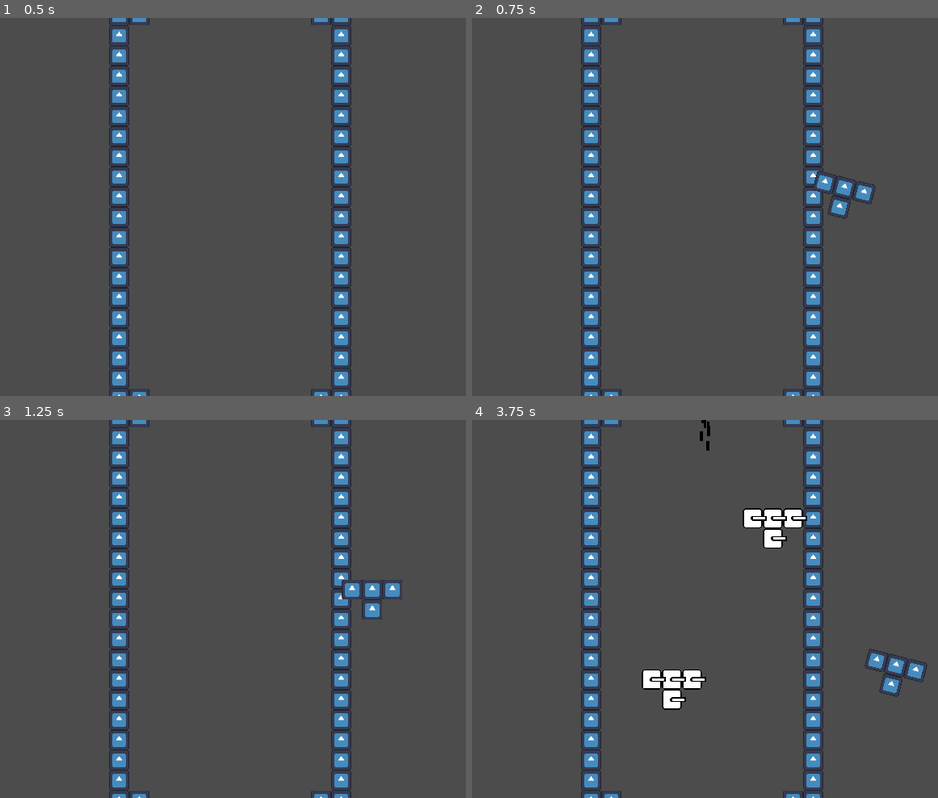
Above: before the commit, frames 1-4 (two rows, left to right).
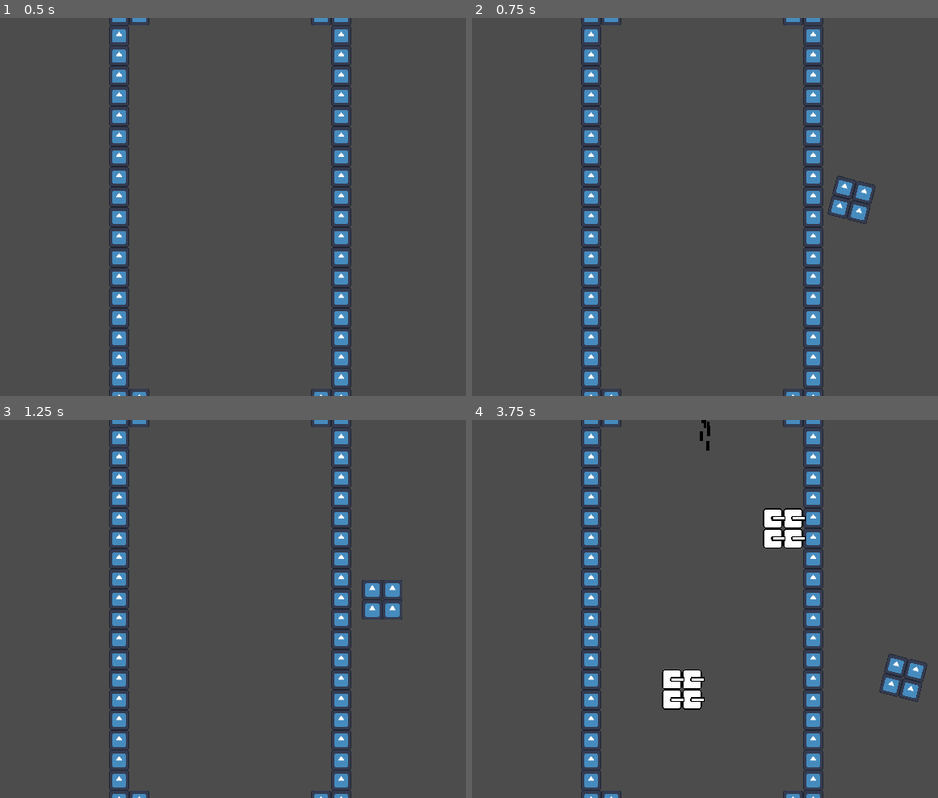
Above: after the commit, the same moments.

Repository: kennethbchen/Polyomino-Tower-Defense
Game: Godot game, scene res://Game.tscn
The game is run twice, just before and just after one commit, with the same random seed, the same clock (stepped at 60 frames per second) and the same inputs. The engine's default icon, where the game draws it, is replaced by a stand-in: a white triangle on a blue panel in a dark square.
Inputs (mouse positions are in pixels of both pictures, inside the frame that each line leads up to):
- Up to frame 1 (0.5 s): no input
- Up to frame 2 (0.75 s): tap Enter at 0.5 s; move the mouse to (844, 188) at 0.52 s; tap Space at 0.6 s; click (844, 188) at 0.67 s
- Up to frame 3 (1.25 s): tap Space at 0.77, 1.07 s
- Up to frame 4 (3.75 s): move the mouse to (574, 627) at 1.27 s; tap Space at 1.35, 1.52, 1.82, 2.1, 2.85, 3.02, 3.32, 3.6 s; click (574, 627) at 1.42 s; move the mouse to (765, 525) at 2.02 s; click (765, 525) at 2.17 s; move the mouse to (667, 684) at 2.77 s; click (667, 684) at 2.92 s; move the mouse to (896, 665) at 3.52 s; click (896, 665) at 3.67 s

Frame 1 is identical in both runs. In frame 2, 0.3% of the frame differs, in the area x 73-86%, y 40-55%; in frame 3, 0.3%; in frame 4, 1.2%, in the area x 36-97%, y 23-77%.

Commit message:
Started implementing block queue

Diff:
--- a/Blocks/T-Piece.tscn
+++ /dev/null
@@ -1,22 +0,0 @@
-[gd_scene load_steps=3 format=2]
-
-[ext_resource path="res://icon.svg" type="Texture" id=1]
-[ext_resource path="res://Scripts/Block.gd" type="Script" id=2]
-
-[node name="T-Piece" type="Node2D"]
-script = ExtResource( 2 )
-
-[node name="Sprite" type="Sprite" parent="."]
-texture = ExtResource( 1 )
-
-[node name="Sprite2" type="Sprite" parent="."]
-position = Vector2( -32, 0 )
-texture = ExtResource( 1 )
-
-[node name="Sprite3" type="Sprite" parent="."]
-position = Vector2( 32, 0 )
-texture = ExtResource( 1 )
-
-[node name="Sprite4" type="Sprite" parent="."]
-position = Vector2( 0, 32 )
-texture = ExtResource( 1 )
--- a/Game.tscn
+++ b/Game.tscn
@@ -1,12 +1,24 @@
-[gd_scene load_steps=5 format=2]
+[gd_scene load_steps=13 format=2]
 
 [ext_resource path="res://Tiles.tres" type="TileSet" id=1]
 [ext_resource path="res://Scripts/Game.gd" type="Script" id=2]
+[ext_resource path="res://Scripts/BlockQueueHandler.gd" type="Script" id=3]
 [ext_resource path="res://Scripts/Cursor.gd" type="Script" id=4]
 [ext_resource path="res://Scripts/Board.gd" type="Script" id=5]
+[ext_resource path="res://Scenes/Blocks/TPiece.tscn" type="PackedScene" id=6]
+[ext_resource path="res://Scenes/Blocks/IPiece.tscn" type="PackedScene" id=7]
+[ext_resource path="res://Scenes/Blocks/SPiece.tscn" type="PackedScene" id=8]
+[ext_resource path="res://Scenes/Blocks/OPiece.tscn" type="PackedScene" id=9]
+[ext_resource path="res://Scenes/Blocks/LPiece.tscn" type="PackedScene" id=10]
+[ext_resource path="res://Scenes/Blocks/ZPiece.tscn" type="PackedScene" id=11]
+[ext_resource path="res://Scenes/Blocks/JPiece.tscn" type="PackedScene" id=12]
 
 [node name="Root" type="Node2D"]
 script = ExtResource( 2 )
+
+[node name="BlockQueueHandler" type="Node" parent="."]
+script = ExtResource( 3 )
+blocks = [ ExtResource( 7 ), ExtResource( 12 ), ExtResource( 10 ), ExtResource( 9 ), ExtResource( 8 ), ExtResource( 6 ), ExtResource( 11 ) ]
 
 [node name="BoardCosmetic" type="TileMap" parent="."]
 position = Vector2( 864, -256 )
--- /dev/null
+++ b/Scenes/BlockBase.tscn
@@ -0,0 +1,6 @@
+[gd_scene load_steps=2 format=2]
+
+[ext_resource path="res://Scripts/Block.gd" type="Script" id=1]
+
+[node name="BlockBase" type="Node2D"]
+script = ExtResource( 1 )
--- /dev/null
+++ b/Scenes/Blocks/IPiece.tscn
@@ -0,0 +1,16 @@
+[gd_scene load_steps=2 format=2]
+
+[ext_resource path="res://Scenes/BlockBase.tscn" type="PackedScene" id=1]
+
+[node name="IPiece" instance=ExtResource( 1 )]
+
+[node name="Block1" type="Node2D" parent="." index="0"]
+position = Vector2( 0, -32 )
+
+[node name="Block2" type="Node2D" parent="." index="1"]
+
+[node name="Block3" type="Node2D" parent="." index="2"]
+position = Vector2( 0, 32 )
+
+[node name="Block4" type="Node2D" parent="." index="3"]
+position = Vector2( 0, 64 )
--- /dev/null
+++ b/Scenes/Blocks/JPiece.tscn
@@ -0,0 +1,16 @@
+[gd_scene load_steps=2 format=2]
+
+[ext_resource path="res://Scenes/BlockBase.tscn" type="PackedScene" id=1]
+
+[node name="JPiece" instance=ExtResource( 1 )]
+
+[node name="Block1" type="Node2D" parent="." index="0"]
+position = Vector2( 0, -32 )
+
+[node name="Block2" type="Node2D" parent="." index="1"]
+
+[node name="Block3" type="Node2D" parent="." index="2"]
+position = Vector2( 0, 32 )
+
+[node name="Block4" type="Node2D" parent="." index="3"]
+position = Vector2( 32, 32 )
--- /dev/null
+++ b/Scenes/Blocks/LPiece.tscn
@@ -0,0 +1,16 @@
+[gd_scene load_steps=2 format=2]
+
+[ext_resource path="res://Scenes/BlockBase.tscn" type="PackedScene" id=1]
+
+[node name="LPiece" instance=ExtResource( 1 )]
+
+[node name="Block1" type="Node2D" parent="." index="0"]
+position = Vector2( 0, -32 )
+
+[node name="Block2" type="Node2D" parent="." index="1"]
+
+[node name="Block3" type="Node2D" parent="." index="2"]
+position = Vector2( 0, 32 )
+
+[node name="Block4" type="Node2D" parent="." index="3"]
+position = Vector2( -32, 32 )
--- /dev/null
+++ b/Scenes/Blocks/OPiece.tscn
@@ -0,0 +1,16 @@
+[gd_scene load_steps=2 format=2]
+
+[ext_resource path="res://Scenes/BlockBase.tscn" type="PackedScene" id=1]
+
+[node name="OPiece" instance=ExtResource( 1 )]
+
+[node name="Block1" type="Node2D" parent="." index="0"]
+
+[node name="Block2" type="Node2D" parent="." index="1"]
+position = Vector2( 32, 0 )
+
+[node name="Block3" type="Node2D" parent="." index="2"]
+position = Vector2( 0, 32 )
+
+[node name="Block4" type="Node2D" parent="." index="3"]
+position = Vector2( 32, 32 )
--- /dev/null
+++ b/Scenes/Blocks/SPiece.tscn
@@ -0,0 +1,16 @@
+[gd_scene load_steps=2 format=2]
+
+[ext_resource path="res://Scenes/BlockBase.tscn" type="PackedScene" id=1]
+
+[node name="SPiece" instance=ExtResource( 1 )]
+
+[node name="Block1" type="Node2D" parent="." index="0"]
+position = Vector2( -32, 0 )
+
+[node name="Block2" type="Node2D" parent="." index="1"]
+
+[node name="Block3" type="Node2D" parent="." index="2"]
+position = Vector2( 32, 0 )
+
+[node name="Block4" type="Node2D" parent="." index="3"]
+position = Vector2( 0, 32 )
--- /dev/null
+++ b/Scenes/Blocks/TPiece.tscn
@@ -0,0 +1,16 @@
+[gd_scene load_steps=2 format=2]
+
+[ext_resource path="res://Scenes/BlockBase.tscn" type="PackedScene" id=1]
+
+[node name="TPiece" instance=ExtResource( 1 )]
+
+[node name="Block1" type="Node2D" parent="." index="0"]
+position = Vector2( -32, 0 )
+
+[node name="Block2" type="Node2D" parent="." index="1"]
+
+[node name="Block3" type="Node2D" parent="." index="2"]
+position = Vector2( 32, 0 )
+
+[node name="Block4" type="Node2D" parent="." index="3"]
+position = Vector2( 0, 32 )
--- /dev/null
+++ b/Scenes/Blocks/ZPiece.tscn
@@ -0,0 +1,16 @@
+[gd_scene load_steps=2 format=2]
+
+[ext_resource path="res://Scenes/BlockBase.tscn" type="PackedScene" id=1]
+
+[node name="ZPiece" instance=ExtResource( 1 )]
+
+[node name="Block1" type="Node2D" parent="." index="0"]
+position = Vector2( -32, 0 )
+
+[node name="Block2" type="Node2D" parent="." index="1"]
+
+[node name="Block3" type="Node2D" parent="." index="2"]
+position = Vector2( 0, 32 )
+
+[node name="Block4" type="Node2D" parent="." index="3"]
+position = Vector2( 32, 32 )
--- a/Scenes/Tower.tscn
+++ b/Scenes/Tower.tscn
@@ -7,7 +7,7 @@
 [ext_resource path="res://Sprites/TowerCannon.png" type="Texture" id=5]
 
 [sub_resource type="CircleShape2D" id=2]
-radius = 64.0
+radius = 80.0
 
 [node name="Tower" type="Node2D"]
 script = ExtResource( 2 )
@@ -29,7 +29,7 @@
 aim_speed = 20.0
 
 [node name="Sprite" type="Sprite" parent="AimSystem"]
-position = Vector2( 15, 0 )
+position = Vector2( 14, 0 )
 texture = ExtResource( 5 )
 
 [node name="Timer" type="Timer" parent="."]
--- a/Scripts/Block.gd
+++ b/Scripts/Block.gd
@@ -1,15 +1,21 @@
 extends Node2D
 
+var tower: Resource
+
+# Blocks do not come with visuals by default so the selected tower can override visuals
+# For now, just made each block with temp art
+var temp_visual = load("res://icon.svg")
 
 
-# Called when the node enters the scene tree for the first time.
-func _ready():
-	pass # Replace with function body.
+func init(tower_res: Resource):
+	tower = tower_res
 
+	# Replace each block placeholder with tower sprite
+	for child in self.get_children():
+		var new_sprite = Sprite.new()
+		new_sprite.texture = temp_visual
+		child.add_child(new_sprite)
 
-# Called every frame. 'delta' is the elapsed time since the previous frame.
-#func _process(delta):
-#	pass
 
 func get_children_global_pos():
 	var output = []
--- /dev/null
+++ b/Scripts/BlockQueueHandler.gd
@@ -0,0 +1,34 @@
+extends Node
+
+
+export(Array, Resource) var blocks
+
+var queue = [] # Array of Packed Scenes
+
+func _ready():
+	randomize()
+
+	queue.append_array(_generate_bag())
+	queue.append_array(_generate_bag())
+
+
+func pop_next_block():
+	var output = queue.pop_front()
+
+	if queue.size() <= blocks.size():
+		queue.append_array(_generate_bag())
+		pass
+
+	return output
+
+func peep_next_block():
+	return queue[0]
+
+
+# A bag is a set of all possible blocks in a random order
+# Returns an array of resources (packed scenes)
+func _generate_bag() -> Array:
+
+	var output = blocks.duplicate()
+	output.shuffle()
+	return output
--- a/Scripts/Game.gd
+++ b/Scripts/Game.gd
@@ -17,6 +17,8 @@
 
 onready var board = $BoardData
 
+onready var block_queue = $BlockQueueHandler
+
 var current_block: Node2D
 var current_tower: Resource
 var temp_enemy: Resource
@@ -26,8 +28,12 @@
 
 	root = get_tree().root
 
-	current_block = load("res://Blocks/T-Piece.tscn").instance()
+	current_block = load("res://Scenes/Blocks/OPiece.tscn").instance()
+
 	current_tower = load("res://Scenes/Tower.tscn")
+
+	current_block.init(current_tower)
+
 	temp_enemy = load("res://Scenes/Enemy.tscn")
 
 	cursor.add_child(current_block)
Binary file changed: Sprites/TowerCannon.png
